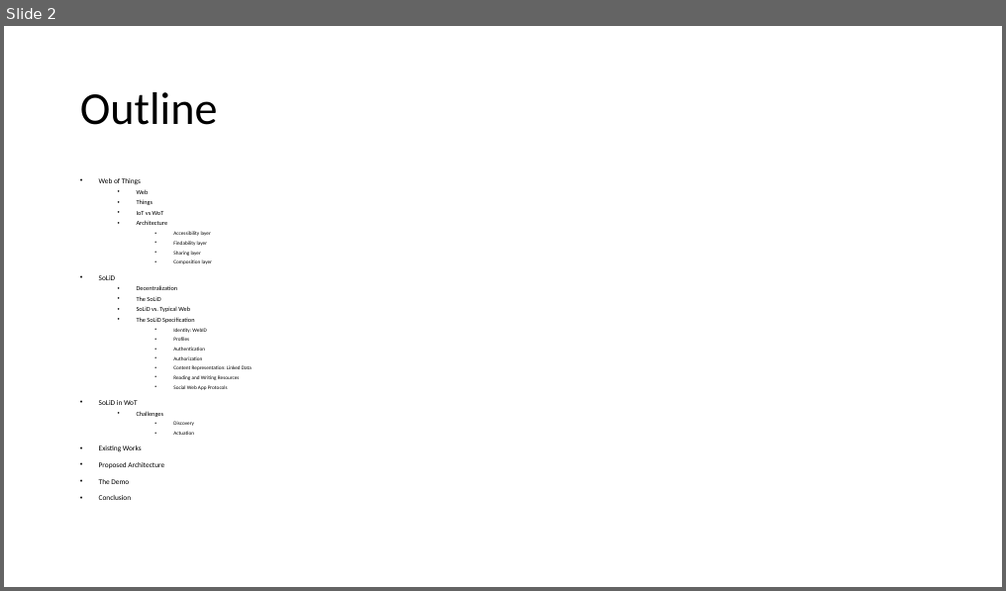
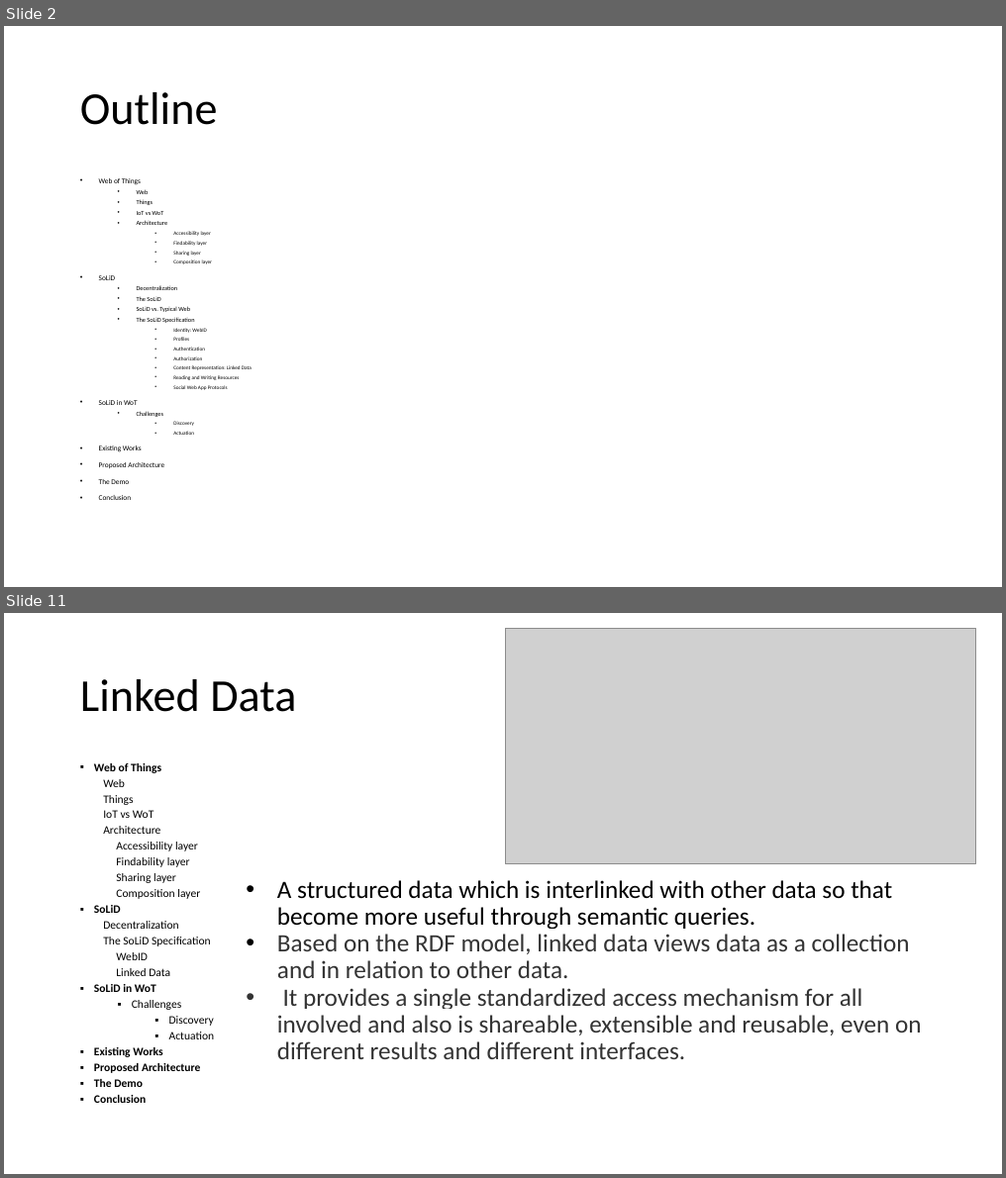
Before and after one commit to shovradas/solid-wot, a slide deck: Final-Presentation.pptx. Shown one above the other, each under a label of ours: slide 2 before the commit, slides 2 and 11 after it; the slides between them are not shown. The pictures are 1006x591 and 1006x1178 pixels, drawn with LibreOffice and Linux fonts; fonts in the diff are those of the drawing; grey boxes stand for pictures. Boxes give left, top, right and bottom in pixels: in the first picture for what was removed or moved away, otherwise in the second. Text is boxed around its words. In the diff, an @@ line names an element or a change of style, - is before the commit and + after.

```diff
--- a/Final-Presentation.pptx
+++ b/Final-Presentation.pptx
@@ slide 11 added at (4,613,1002,1174), background #FFFFFF @@
@@ picture added at (505,628,976,863) @@
@@ title added at (80,679,296,712), 44 pt, text #000000 @@
+Linked Data
@@ text added at (94,763,215,1103), 11 pt, text #000000 @@
+▪ Web of Things
+Web
+Things
+IoT vs WoT
+Architecture
+Accessibility layer
+Findability layer
+Sharing layer
+Composition layer
+▪ SoLiD
+Decentralization
+The SoLiD Specification
+WebID
+Linked Data
+▪ SoLiD in WoT
+  ▪ Challenges
+    ▪ Discovery
+    ▪ Actuation
+▪ Existing Works
+▪ Proposed Architecture
+▪ The Demo
+▪ Conclusion
@@ text added at (277,880,922,1059), 24 pt, text #333333 @@
+• A structured data which is interlinked with other data so that become more useful through semantic queries.
+• Based on the RDF model, linked data views data as a collection and in relation to other data.
+• It provides a single standardized access mechanism for all involved and also is shareable, extensible and reusable, even on different results and different interfaces.
```
Also in this commit, not shown: 16 other slides changed, 8 other slides added, 10 slides removed, 1 other file.
